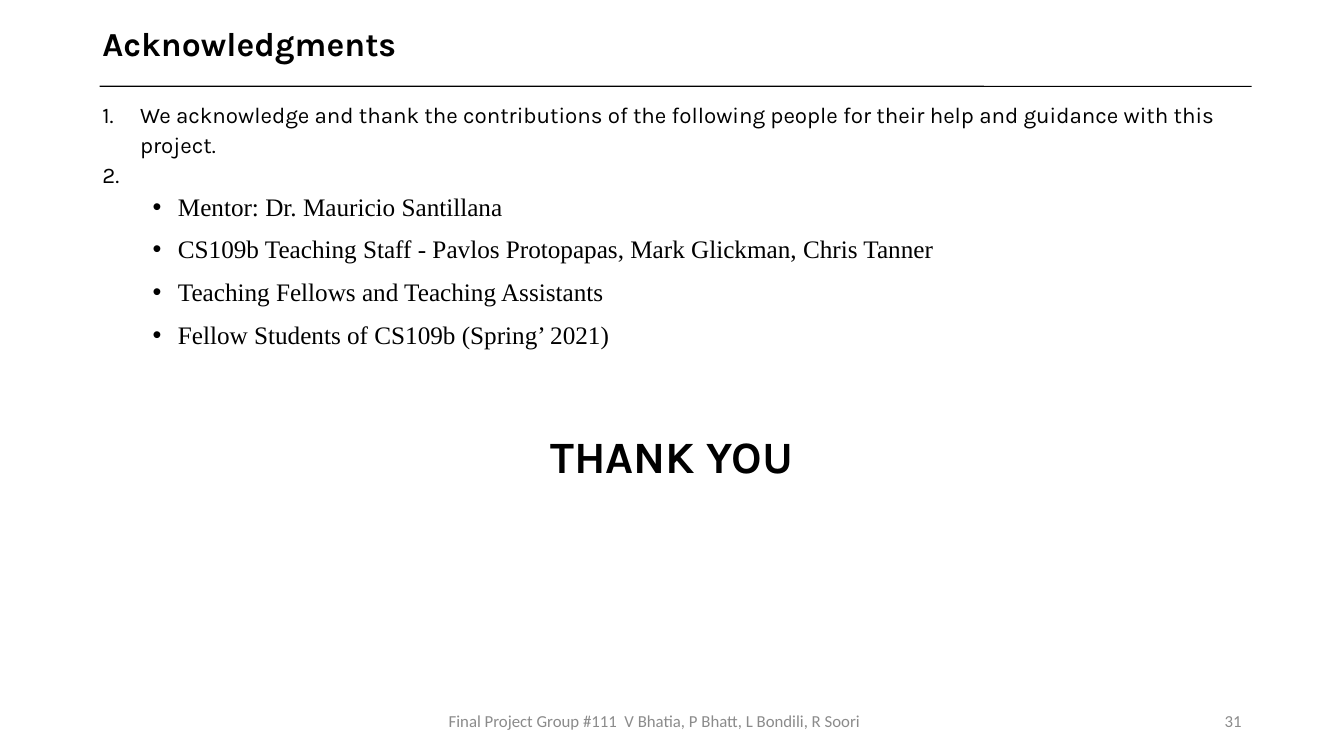
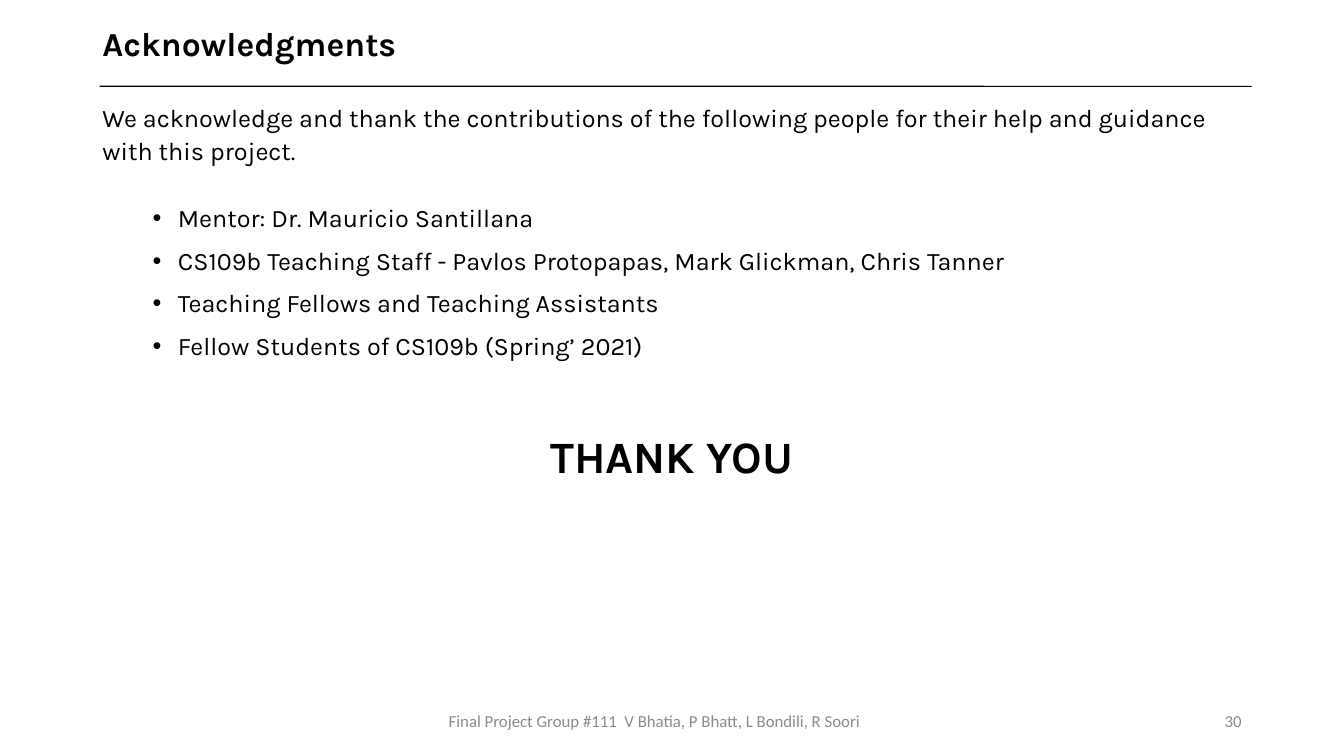
Before and after one commit to bhatiavr/cs109b-final-project-111, a slide deck: slide 30 of docs/Forecasting COVID-19 Cases Using SARS-Cov-2 Titers in Wastewater.pptx (slide 31 before the commit). Drawn at 1344x756 pixels with LibreOffice and Linux fonts; fonts in the diff are those of the drawing. Boxes give left, top, right and bottom in pixels: in the first picture for what was removed or moved away, otherwise in the second. Text is boxed around its words. In the diff, an @@ line names an element or a change of style, - is before the commit and + after.

```diff
--- a/docs/Forecasting COVID-19 Cases Using SARS-Cov-2 Titers in Wastewater.pptx
+++ b/docs/Forecasting COVID-19 Cases Using SARS-Cov-2 Titers in Wastewater.pptx
@@ text "We acknowledge and thank the ..." at box(102, 109, 1206, 361): size 16 to 18 pt in "We acknowledge and thank the contributions of ..."; font Times New Roman to Karla in "Mentor: Dr. Mauricio Santillana", "CS109b Teaching Staff - Pavlos Protopapas, Mark ...", "Teaching Fellows and Teaching Assistants", "Fellow Students of CS109b (Spring’ 2021)"; bullet 1. to none @@
@@ page number at box(1225, 716, 1242, 727): text changed @@
-31
+30
```
Also in this commit, not shown: 16 other slides changed, 1 slide removed.
